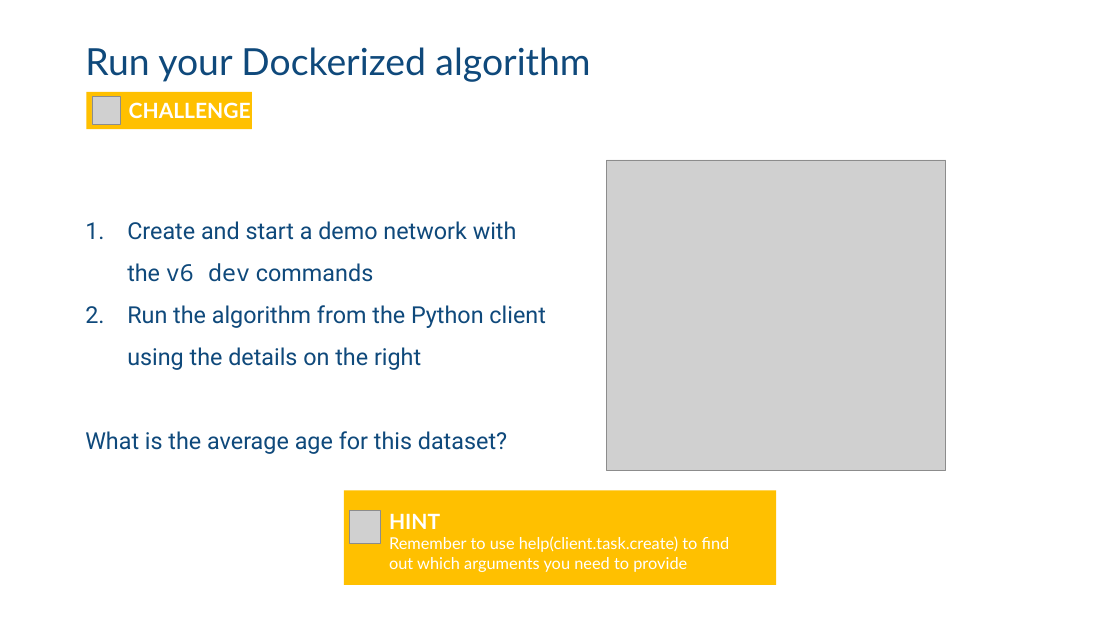
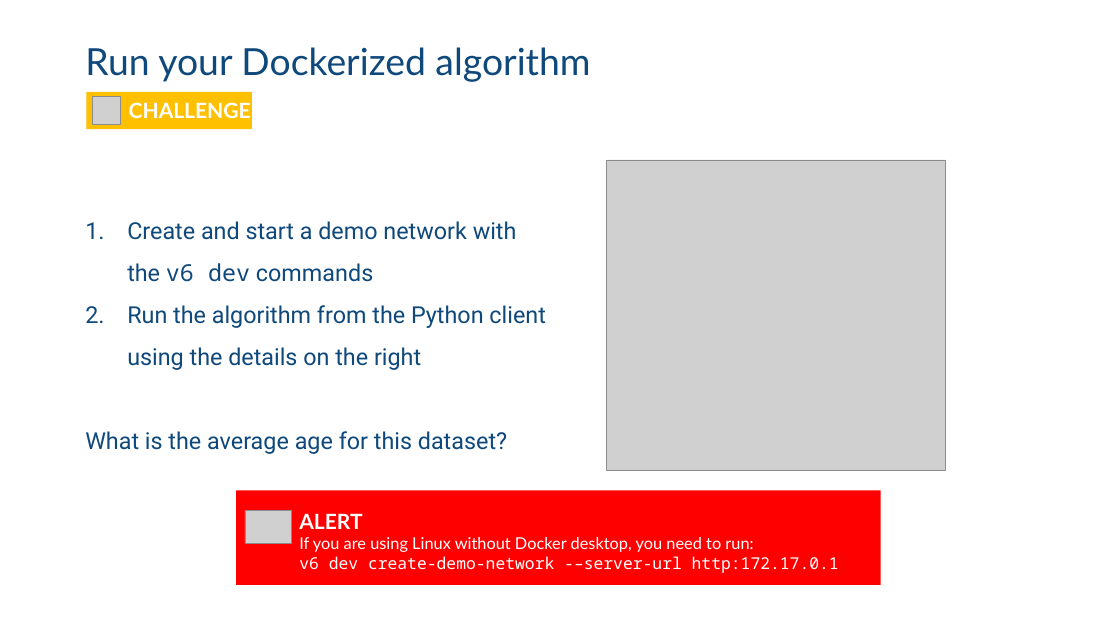
Before and after one commit to vantage6/vantage6-workshop, a slide deck: slide 20 of slides/chapter7_algorithm_development.pptx. Drawn at 1120x630 pixels with LibreOffice and Linux fonts; fonts in the diff are those of the drawing; grey boxes stand for pictures; background and template pictures are left out. Boxes give left, top, right and bottom in pixels: in the first picture for what was removed or moved away, otherwise in the second. Text is boxed around its words. In the diff, an @@ line names an element or a change of style, - is before the commit and + after.

Commit message:
Add instruction to docs for Linux users for specific arguments to use in v6 dev

```diff
--- a/slides/chapter7_algorithm_development.pptx
+++ b/slides/chapter7_algorithm_development.pptx
@@ rectangle: place and size @@
-rectangle at box(344, 491, 776, 586)
+rectangle at box(236, 491, 881, 586)
@@ rectangle at box(236, 491, 881, 586): fill #FFC000 to #FF0000 @@
@@ picture: place and size @@
-picture at box(350, 510, 381, 543)
+picture at box(245, 510, 292, 543)
@@ text at box(299, 513, 839, 573): text changed @@
-HINT
-Remember to use help(client.task.create) to find out which arguments you need to provide
+ALERT
+If you are using Linux without Docker desktop, you need to run:
+v6 dev create-demo-network -–server-url http:172.17.0.1
```
Also in this commit, not shown: 1 other file.
